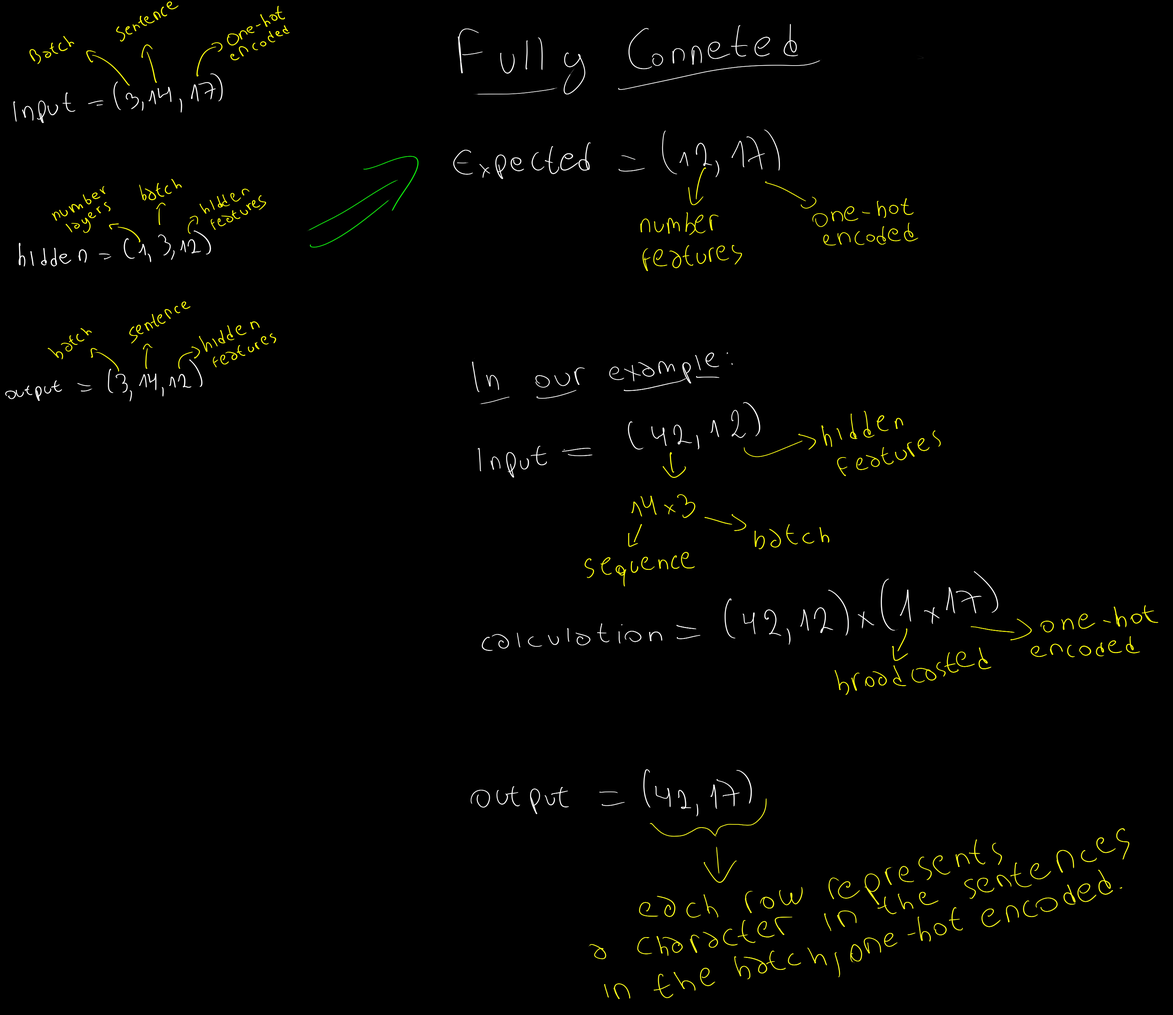
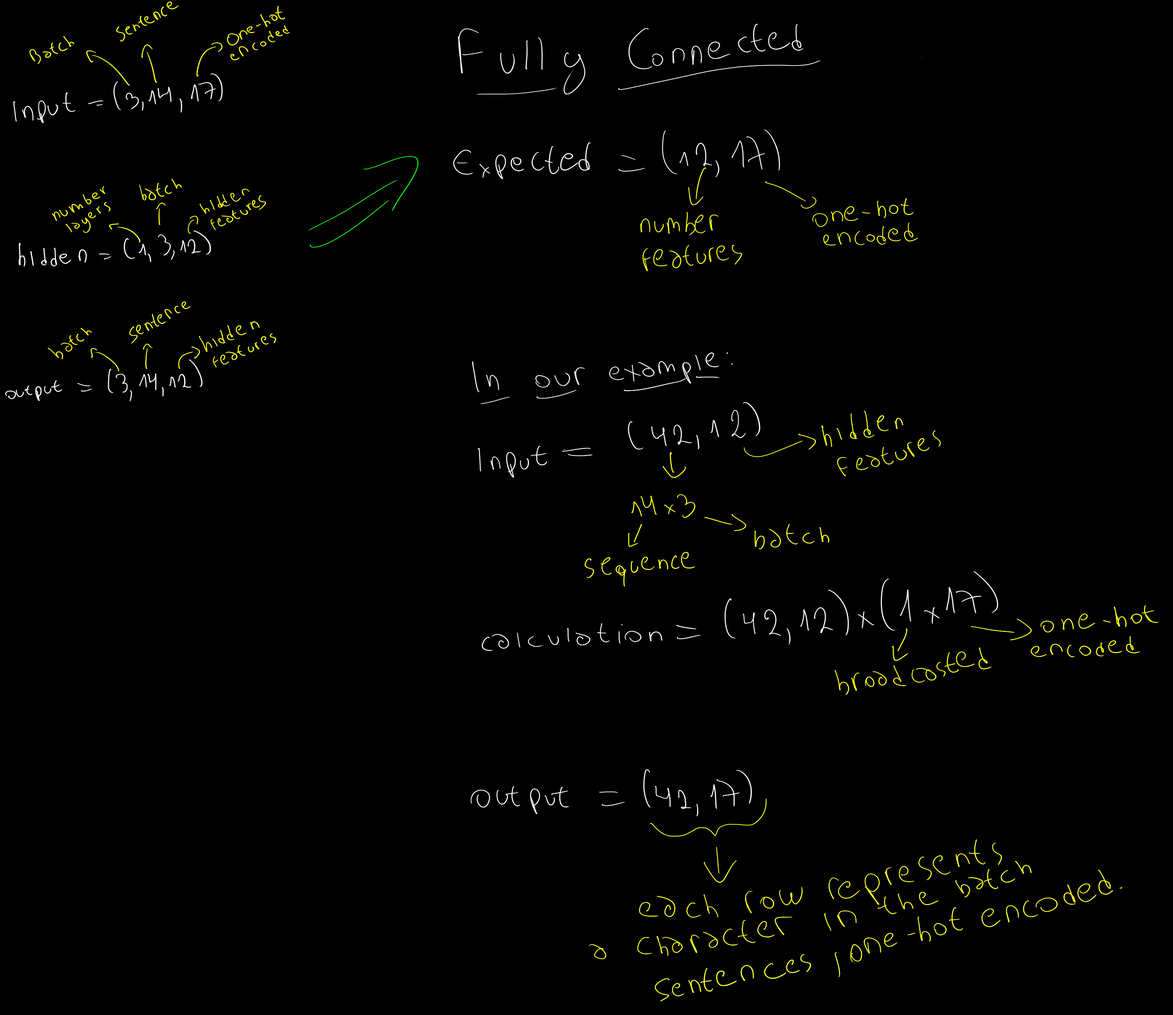
Layered file, before and after one edit (1173px x 1015px). Changes by layer:
painted on "Layer" over [604,23,1130,1002]
